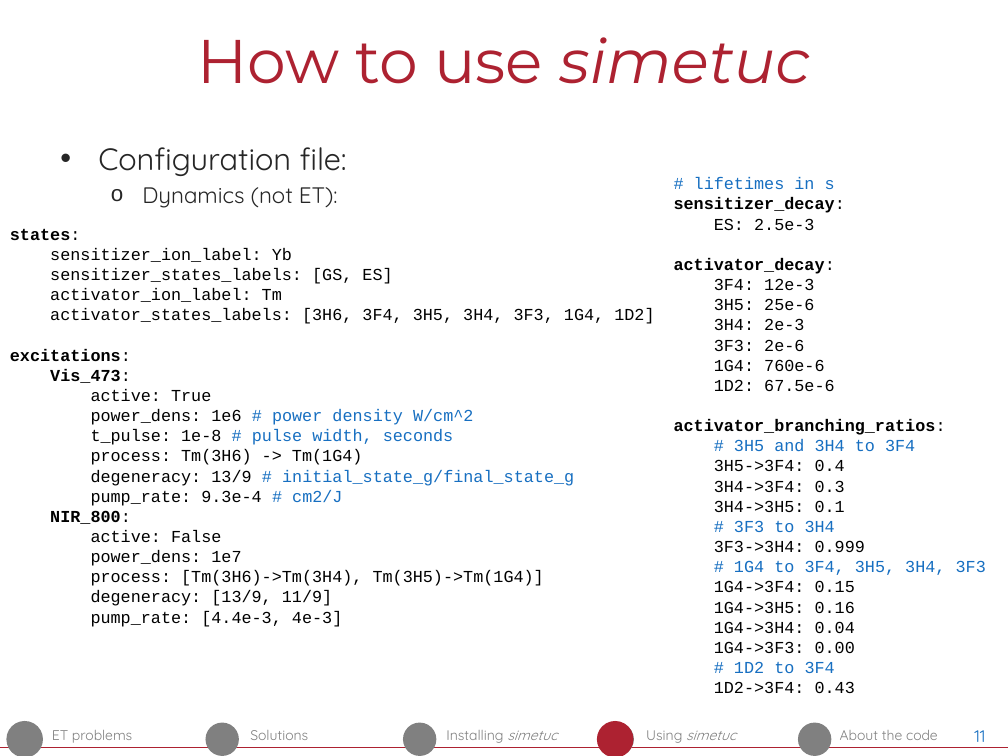
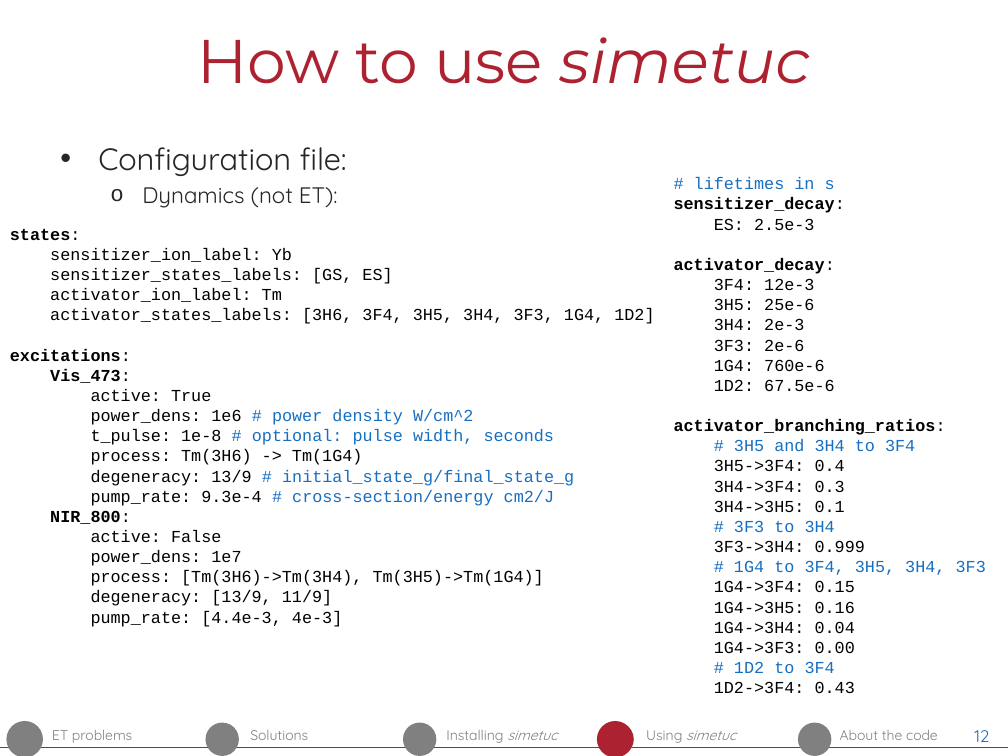
Before and after one commit to pedvide/simetuc, a slide deck: slide 12 of docs/simetuc_presentation/simetuc_presentation.pptx (slide 11 before the commit). Drawn at 1008x756 pixels with LibreOffice and Linux fonts; fonts in the diff are those of the drawing. Boxes give left, top, right and bottom in pixels: in the first picture for what was removed or moved away, otherwise in the second. Text is boxed around its words. In the diff, an @@ line names an element or a change of style, - is before the commit and + after.

```diff
--- a/docs/simetuc_presentation/simetuc_presentation.pptx
+++ b/docs/simetuc_presentation/simetuc_presentation.pptx
@@ text at (91, 429, 555, 445): text changed @@
-t_pulse: 1e-8 # pulse width, seconds
+t_pulse: 1e-8 # optional: pulse width, seconds
@@ text at (91, 490, 554, 506): text changed; text colour #000000 to #176FC1 @@
-pump_rate: 9.3e-4 # cm2/J
+pump_rate: 9.3e-4 # cross-section/energy cm2/J
@@ page number at (974, 730, 989, 748): text changed @@
-11
+12
```
Also in this commit, not shown: 7 other slides changed, 4 slides added, 10 other files.
